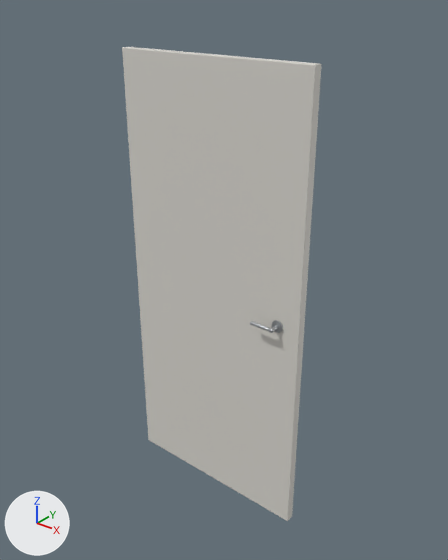
One commit to the Blender file assets/room-door.blend: the scene before it, then after it.
Both versions are drawn from a 50 mm lens placed at (1.98, -1.84, 2.25), pointed at (0.47, 0.05, 1.08). Every picture has the same lights, and +X, +Y and +Z are marked at lower left. The first picture is the older version.

Objects in the first picture: 'Door_Leaf_900x2000' and 2 more.
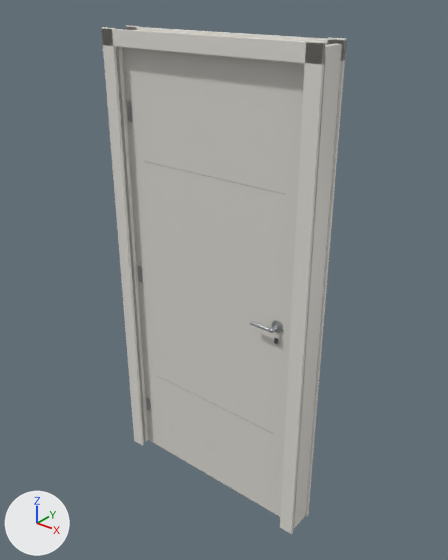
Where the change shows, as pixel boxes (x1, y1, x2, y2) in the pictures (448 x 560 px):
'Frame_casing_right-1', added
    after: (280, 41, 326, 535)
'Frame_jamb_right', added
    after: (293, 43, 342, 529)
'Frame_casing_left-1', added
    after: (101, 27, 144, 446)
'Frame_top_casing_-1', added
    after: (101, 29, 325, 65)
'Frame_jamb_left', added
    after: (116, 47, 148, 441)
'Frame_casing_right1', added
    after: (305, 38, 347, 516)
'Frame_top_casing_1', added
    after: (128, 27, 347, 61)
'Frame_header', added (mostly hidden)
    after: (118, 30, 335, 65)
'Detail_hinge_plate_2', added
    after: (126, 101, 132, 122)
'Detail_hinge_plate_1', added
    after: (137, 266, 143, 283)
'Detail_hinge_plate_0', added
    after: (146, 397, 151, 412)
'Frame_casing_left1', added
    after: (126, 26, 139, 30)

Edits to the bpy script that builds the scene:
```text
Add ob_detail_hinge_plate_2:
    ob_detail_hinge_plate_2 = bpy.data.objects.new('Detail_hinge_plate_2', me_큐브_024)  # a box spanning x -0.0135..0.0135, y -0.0012..0.0012, z -0.0415..0.0415; in mat_brushed_silver (light grey #b8bcbf); modifiers BEVEL, WEIGHTED_NORMAL
    ob_detail_hinge_plate_2.parent = ob_door_hinge_pivot
    ob_detail_hinge_plate_2.location = (0.022, -0.022, 1.75)
Add ob_detail_hinge_plate_1:
    ob_detail_hinge_plate_1 = bpy.data.objects.new('Detail_hinge_plate_1', me_큐브_024.copy())  # modifiers BEVEL, WEIGHTED_NORMAL
    ob_detail_hinge_plate_1.parent = ob_door_hinge_pivot
    ob_detail_hinge_plate_1.location = (0.022, -0.022, 1.0)
Add ob_detail_hinge_plate_0:
    ob_detail_hinge_plate_0 = bpy.data.objects.new('Detail_hinge_plate_0', me_큐브_024.copy())  # modifiers BEVEL, WEIGHTED_NORMAL
    ob_detail_hinge_plate_0.parent = ob_door_hinge_pivot
    ob_detail_hinge_plate_0.location = (0.022, -0.022, 0.25)
Add ob_frame_top_casing_1:
    ob_frame_top_casing_1 = bpy.data.objects.new('Frame_top_casing_1', me_큐브_014)  # a box spanning x -0.505..0.505, y -0.006..0.006, z -0.032..0.032; in mat_frame_satin_ivory (light grey #e3e1da); modifiers BEVEL, WEIGHTED_NORMAL
    ob_frame_top_casing_1.parent = ob_door_frame
    ob_frame_top_casing_1.location = (0.45, 0.066, 2.04)
Add ob_door_frame:
    ob_door_frame = bpy.data.objects.new('Door_Frame', None)
    ob_door_frame.location = (0.0, 0.0, 0.0)
Add ob_frame_top_casing__1:
    ob_frame_top_casing__1 = bpy.data.objects.new('Frame_top_casing_-1', me_큐브_014.copy())  # modifiers BEVEL, WEIGHTED_NORMAL
    ob_frame_top_casing__1.parent = ob_door_frame
    ob_frame_top_casing__1.location = (0.45, -0.066, 2.04)
Add ob_frame_header:
    ob_frame_header = bpy.data.objects.new('Frame_header', me_큐브_009)  # a box spanning x -0.473..0.473, y -0.052..0.052, z -0.03..0.03; in mat_frame_satin_ivory (light grey #e3e1da); modifiers BEVEL, WEIGHTED_NORMAL
    ob_frame_header.parent = ob_door_frame
    ob_frame_header.location = (0.45, 0.015, 2.03)
Add ob_frame_casing_right1:
    ob_frame_casing_right1 = bpy.data.objects.new('Frame_casing_right1', me_큐브_008)  # a box spanning x -0.03..0.03, y -0.01..0.01, z -1.04..1.04; in mat_frame_satin_ivory (light grey #e3e1da); modifiers BEVEL, WEIGHTED_NORMAL
    ob_frame_casing_right1.parent = ob_door_frame
    ob_frame_casing_right1.location = (0.923, 0.066, 1.038)
Add ob_frame_casing_right_1:
    ob_frame_casing_right_1 = bpy.data.objects.new('Frame_casing_right-1', me_큐브_008.copy())  # modifiers BEVEL, WEIGHTED_NORMAL
    ob_frame_casing_right_1.parent = ob_door_frame
    ob_frame_casing_right_1.location = (0.923, -0.066, 1.038)
Add ob_frame_jamb_right:
    ob_frame_jamb_right = bpy.data.objects.new('Frame_jamb_right', me_큐브_005)  # a box spanning x -0.02..0.02, y -0.05..0.05, z -1.03..1.03; in mat_frame_satin_ivory (light grey #e3e1da); modifiers BEVEL, WEIGHTED_NORMAL
    ob_frame_jamb_right.parent = ob_door_frame
    ob_frame_jamb_right.location = (0.923, 0.015, 1.03)
Add ob_frame_casing_left1:
    ob_frame_casing_left1 = bpy.data.objects.new('Frame_casing_left1', me_큐브_008.copy())  # modifiers BEVEL, WEIGHTED_NORMAL
    ob_frame_casing_left1.parent = ob_door_frame
    ob_frame_casing_left1.location = (-0.023, 0.066, 1.038)
Add ob_frame_casing_left_1:
    ob_frame_casing_left_1 = bpy.data.objects.new('Frame_casing_left-1', me_큐브_008.copy())  # modifiers BEVEL, WEIGHTED_NORMAL
    ob_frame_casing_left_1.parent = ob_door_frame
    ob_frame_casing_left_1.location = (-0.023, -0.066, 1.038)
Add ob_frame_jamb_left:
    ob_frame_jamb_left = bpy.data.objects.new('Frame_jamb_left', me_큐브_005.copy())  # modifiers BEVEL, WEIGHTED_NORMAL
    ob_frame_jamb_left.parent = ob_door_frame
    ob_frame_jamb_left.location = (-0.023, 0.015, 1.03)
```
